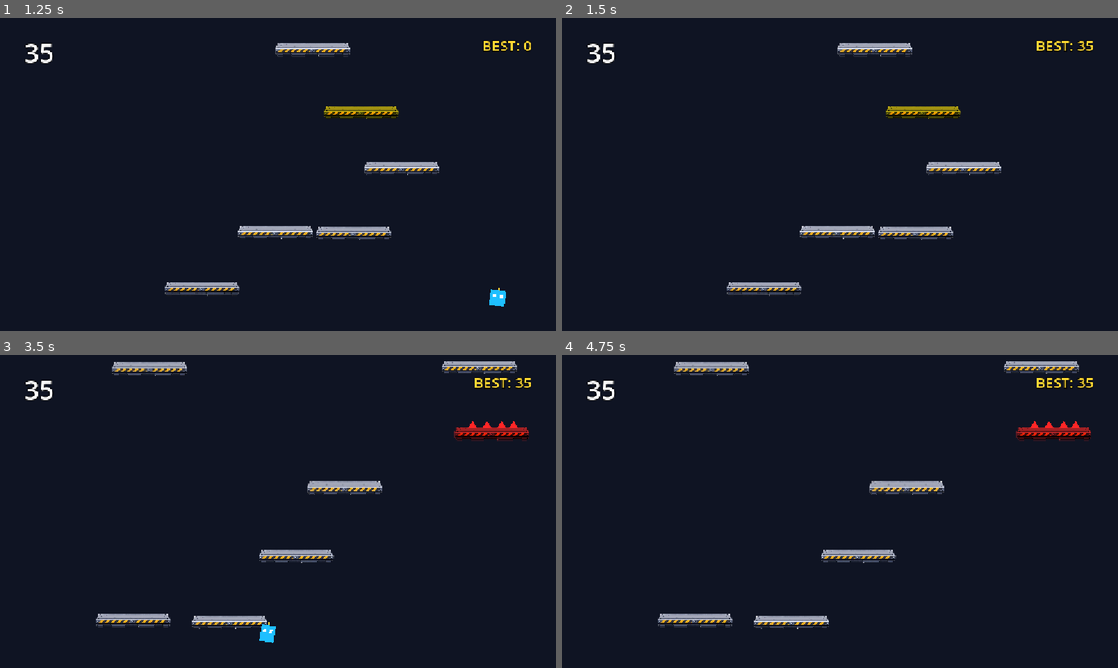
Above: before the commit, frames 1-4 (two rows, left to right).
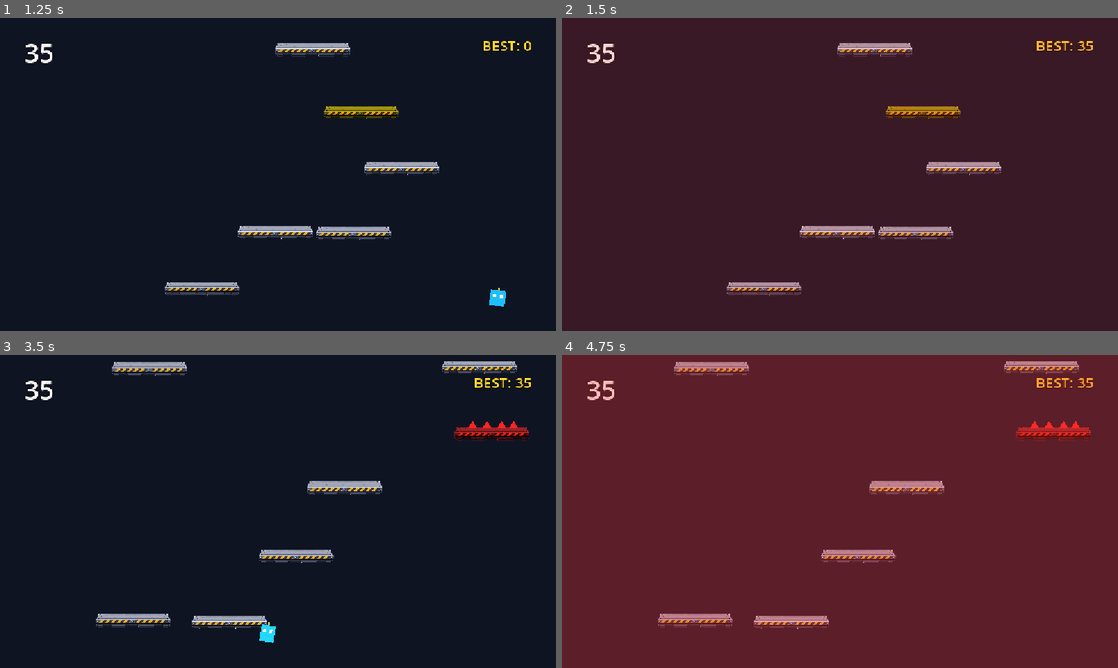
Above: after the commit, the same moments.

Repository: DevireddyNehal/Hopy
Game: Godot game, scene res://scenes/Main.tscn
The game is run twice, just before and just after one commit, with the same random seed, the same clock (stepped at 60 frames per second) and the same inputs.
Inputs:
- Up to frame 1 (1.25 s): tap Enter at 0.5 s; hold Right (ui_right) from 0.53 s (still down); tap Space (start_action) at 0.6 s
- Up to frame 2 (1.5 s): keep holding Right (ui_right); tap Space (start_action) at 1.35 s
- Up to frame 3 (3.5 s): tap Space (start_action) at 2, 2.1, 2.85 s; release Right (ui_right) at 2.03 s; hold Left (ui_left) 2.03-2.78 s; hold Right (ui_right) from 2.78 s (still down)
- Up to frame 4 (4.75 s): tap Space (start_action) at 3.6, 4.35 s; release Right (ui_right) at 4.28 s; hold Left (ui_left) from 4.28 s (still down)

Frame 1 is identical in both runs. In frame 2, 99% of the frame differs, in the area x 0-100%, y 0-100%; in frame 3, 0.1%; in frame 4, 100%.

Commit message:
feat(effects): implement wordless landing micro-effects (sparkle burst, 360 spin, pixel emoji, confetti puff, screen flash)

Diff:
--- /dev/null
+++ b/scenes/Effects.tscn
@@ -0,0 +1,23 @@
+[gd_scene load_steps=2 format=3]
+
+[ext_resource type="Script" path="res://scripts/effects.gd" id="1_effects"]
+
+[node name="Effects" type="Node2D"]
+script = ExtResource("1_effects")
+
+[node name="Particles" type="Node2D" parent="."]
+unique_name_in_owner = true
+z_index = 10
+
+[node name="ScreenFlashLayer" type="CanvasLayer" parent="."]
+layer = 50
+
+[node name="FlashRect" type="ColorRect" parent="ScreenFlashLayer"]
+unique_name_in_owner = true
+anchors_preset = 15
+anchor_right = 1.0
+anchor_bottom = 1.0
+grow_horizontal = 2
+grow_vertical = 2
+mouse_filter = 2
+color = Color(1, 1, 1, 0)
--- a/scenes/Main.tscn
+++ b/scenes/Main.tscn
@@ -1,10 +1,11 @@
-[gd_scene load_steps=6 format=3]
+[gd_scene load_steps=7 format=3]
 
 [ext_resource type="Script" path="res://scripts/main.gd" id="1_main"]
 [ext_resource type="Script" path="res://scripts/camera.gd" id="2_cam"]
 [ext_resource type="Script" path="res://scripts/spawner.gd" id="3_spawn"]
 [ext_resource type="PackedScene" path="res://scenes/Robot.tscn" id="4_robot"]
 [ext_resource type="PackedScene" path="res://scenes/HUD.tscn" id="5_hud"]
+[ext_resource type="PackedScene" path="res://scenes/Effects.tscn" id="6_effects"]
 
 [node name="Main" type="Node2D"]
 script = ExtResource("1_main")
@@ -27,6 +28,8 @@
 [node name="Spawner" type="Node2D" parent="."]
 script = ExtResource("3_spawn")
 
+[node name="Effects" parent="." instance=ExtResource("6_effects")]
+
 [node name="Robot" parent="." instance=ExtResource("4_robot")]
 position = Vector2(576, 450)
 
--- /dev/null
+++ b/scripts/effects.gd
@@ -0,0 +1,284 @@
+class_name EffectsManager
+extends Node2D
+## Central visual effects manager for HOPY.
+##
+## All effects are purely cosmetic and non-blocking (< 0.4s or gentle drift).
+## They never alter player collision or control response.
+
+const MAX_ACTIVE_PARTICLES: int = 400
+const LANDING_COOLDOWN_MSEC: int = 40
+
+const PIXEL_PATTERNS = [
+	[".X.X.", "XXXXX", "XXXXX", ".XXX.", "..X.."], # Heart
+	["..X..", "..X..", "XXXXX", ".XXX.", "X...X"], # Star
+	["...X.", "..XX.", ".XXXX", "..XX.", ".X..."], # Bolt
+	["..X..", ".XXX.", "XXXXX", ".XXX.", "..X.."], # Sparkle
+]
+const PIXEL_COLORS = [
+	Color(1.0, 0.45, 0.85), Color(0.45, 1.0, 1.0), Color(1.0, 0.95, 0.4), Color(0.7, 0.55, 1.0)
+]
+const CONFETTI_COLORS = [
+	Color(1.0, 0.3, 0.3), Color(1.0, 0.85, 0.2), Color(0.3, 1.0, 0.5),
+	Color(0.3, 0.7, 1.0), Color(0.9, 0.4, 1.0), Color(1.0, 1.0, 1.0)
+]
+const SPARK_COLORS = [Color(0.3, 0.95, 1.0), Color(0.7, 0.55, 1.0), Color(1.0, 1.0, 1.0), Color(1.0, 0.9, 0.3)]
+const SHATTER_COLORS = [Color(0.95, 0.55, 0.25), Color(0.55, 0.36, 1.0), Color(0.8, 0.8, 0.8)]
+
+@onready var _container: Node2D = %Particles
+@onready var _flash_rect: ColorRect = %FlashRect
+
+var _pool: Array[Particle] = []
+var _active: Array[Particle] = []
+var _character: Node2D = null
+var _base_modulate: Color = Color.WHITE
+var _pulse_tween: Tween
+var _flip_tween: Tween
+var _flash_tween: Tween
+var _last_landing_msec: Dictionary = {}
+
+## One pooled visual particle. It has no physics body or collision.
+class Particle extends Node2D:
+	const SHAPE_CIRCLE: int = 0
+	const SHAPE_SQUARE: int = 1
+	const SHAPE_PIXEL: int = 2
+	const SHAPE_CONFETTI: int = 3
+
+	var velocity: Vector2 = Vector2.ZERO
+	var gravity: float = 0.0
+	var spin: float = 0.0
+	var life: float = 1.0
+	var age: float = 0.0
+	var tint: Color = Color.WHITE
+	var radius: float = 3.0
+	var shape: int = SHAPE_CIRCLE
+	var pattern: Array = []
+	var manager: EffectsManager
+
+	func _process(delta: float) -> void:
+		age += delta
+		if age >= life:
+			if manager != null:
+				manager.release_particle(self)
+			return
+		velocity.y += gravity * delta
+		position += velocity * delta
+		rotation += spin * delta
+		queue_redraw()
+
+	func _draw() -> void:
+		var k: float = clampf(1.0 - age / life, 0.0, 1.0)
+		var color := Color(tint.r, tint.g, tint.b, tint.a * k)
+		match shape:
+			SHAPE_CIRCLE:
+				draw_circle(Vector2.ZERO, radius * 2.0, Color(color.r, color.g, color.b, color.a * 0.3))
+				draw_circle(Vector2.ZERO, radius * (0.5 + k * 0.5), color)
+			SHAPE_SQUARE:
+				draw_rect(Rect2(-radius, -radius, radius * 2.0, radius * 2.0), color)
+			SHAPE_CONFETTI:
+				draw_rect(Rect2(-radius, -radius * 0.5, radius * 2.0, radius), color)
+			SHAPE_PIXEL:
+				for row in range(pattern.size()):
+					var line: String = pattern[row]
+					for col in range(line.length()):
+						if line.substr(col, 1) == "X":
+							draw_rect(Rect2((col - 2.5) * radius, (row - 2.5) * radius, radius, radius), color)
+
+func _ready() -> void:
+	if _container == null or not is_instance_valid(_container):
+		push_error("EffectsManager: missing unique node 'Particles'.")
+	# Connect to global GameState signals
+	if GameState:
+		if GameState.has_signal("effect_requested"):
+			GameState.effect_requested.connect(trigger)
+		if GameState.has_signal("milestone_reached"):
+			GameState.milestone_reached.connect(_on_milestone)
+
+func _on_milestone(points: int) -> void:
+	var screen_center = get_viewport_rect().size / 2.0
+	if points == 500:
+		spawn_confetti(screen_center, 60, 2.0)
+		flash_screen(Color(0.2, 1.0, 0.5, 0.35), 0.3)
+	elif points == 1000:
+		spawn_confetti(screen_center, 90, 2.5)
+		flash_screen(Color(1.0, 0.85, 0.1, 0.5), 0.4)
+
+## Bind character visual node (e.g. Sprite2D or Visuals container)
+func bind_character(visual: Node2D) -> void:
+	if visual == null or not is_instance_valid(visual):
+		return
+	_character = visual
+	_base_modulate = visual.modulate
+
+## Public trigger API
+func trigger(effect_type: StringName, extra_data: Variant = null) -> void:
+	var world_pos: Vector2 = Vector2.ZERO
+	if extra_data is Vector2:
+		world_pos = extra_data
+
+	match effect_type:
+		&"sparkle":
+			spawn_sparkle_burst(world_pos)
+		&"pixel_emoji":
+			spawn_pixel_emoji(world_pos)
+		&"confetti":
+			spawn_confetti(world_pos)
+		&"shatter":
+			spawn_shatter(world_pos)
+		&"pulse":
+			pulse_character()
+		&"flip":
+			flip_character()
+		&"screen_flash":
+			var flash_col = Color(1.0, 0.3, 0.3, 0.4)
+			if extra_data is Color:
+				flash_col = extra_data
+			flash_screen(flash_col, 0.25)
+		&"gold_flash":
+			flash_screen(Color(1.0, 0.84, 0.0, 0.45), 0.35)
+
+## Short burst of glowing sparks around the landing point (< 0.4s)
+func spawn_sparkle_burst(world_pos: Vector2, count: int = 14) -> void:
+	for i in range(count):
+		var angle: float = randf() * TAU
+		var speed: float = randf_range(90.0, 260.0)
+		var particle := _make_particle(world_pos, Vector2(cos(angle), sin(angle)) * speed,
+			randf_range(0.25, 0.45), SPARK_COLORS[randi() % SPARK_COLORS.size()],
+			randf_range(2.0, 3.5), Particle.SHAPE_CIRCLE)
+		if particle == null:
+			break
+		particle.gravity = 180.0
+
+## Pixel-style hearts, stars, bolts that rise then fade
+func spawn_pixel_emoji(world_pos: Vector2, count: int = 5, life: float = 1.0) -> void:
+	for i in range(count):
+		var particle := _make_particle(world_pos,
+			Vector2(randf_range(-100.0, 100.0), randf_range(-280.0, -180.0)),
+			life * randf_range(0.7, 1.0),
+			PIXEL_COLORS[randi() % PIXEL_COLORS.size()],
+			2.5, Particle.SHAPE_PIXEL)
+		if particle == null:
+			break
+		particle.pattern = PIXEL_PATTERNS[randi() % PIXEL_PATTERNS.size()]
+		particle.gravity = 450.0
+		particle.spin = randf_range(-2.5, 2.5)
+
+## Confetti for celebrations and rainbow platform
+func spawn_confetti(world_pos: Vector2, count: int = 35, life: float = 1.2) -> void:
+	for i in range(count):
+		var particle := _make_particle(world_pos,
+			Vector2(randf_range(-240.0, 240.0), randf_range(-380.0, -160.0)),
+			life * randf_range(0.7, 1.0),
+			CONFETTI_COLORS[randi() % CONFETTI_COLORS.size()],
+			3.5, Particle.SHAPE_CONFETTI)
+		if particle == null:
+			break
+		particle.gravity = 650.0
+		particle.spin = randf_range(-10.0, 10.0)
+
+## Shards that fly out when a crumble platform breaks
+func spawn_shatter(world_pos: Vector2, count: int = 12) -> void:
+	for i in range(count):
+		var particle := _make_particle(world_pos,
+			Vector2(randf_range(-180.0, 180.0), randf_range(-220.0, -50.0)),
+			randf_range(0.3, 0.5),
+			SHATTER_COLORS[randi() % SHATTER_COLORS.size()],
+			3.5, Particle.SHAPE_SQUARE)
+		if particle == null:
+			break
+		particle.gravity = 600.0
+		particle.spin = randf_range(-8.0, 8.0)
+
+## Flash character tint briefly on landing/bounce (< 0.18s)
+func pulse_character(flash: Color = Color(1.5, 1.5, 1.5, 1.0), duration: float = 0.16) -> void:
+	if _character == null or not is_instance_valid(_character):
+		return
+	if _pulse_tween != null and _pulse_tween.is_valid():
+		_pulse_tween.kill()
+		_character.modulate = _base_modulate
+	else:
+		_base_modulate = _character.modulate
+	_pulse_tween = create_tween()
+	_pulse_tween.tween_property(_character, "modulate", _base_modulate * flash, duration * 0.35)
+	_pulse_tween.tween_property(_character, "modulate", _base_modulate, duration * 0.65)
+
+## 360 spin mid-air on rainbow super-bounce (< 0.4s)
+func flip_character(duration: float = 0.38) -> void:
+	if _character == null or not is_instance_valid(_character):
+		return
+	if _flip_tween != null and _flip_tween.is_valid():
+		_flip_tween.kill()
+	_character.rotation = 0.0
+	_flip_tween = create_tween()
+	_flip_tween.tween_property(_character, "rotation", TAU, duration)\
+		.set_trans(Tween.TRANS_SINE).set_ease(Tween.EASE_IN_OUT)
+	_flip_tween.tween_callback(func():
+		if _character and is_instance_valid(_character):
+			_character.rotation = 0.0
+	)
+
+## Fullscreen color flash (e.g. hazard or milestone)
+func flash_screen(flash_color: Color = Color(1, 1, 1, 0.4), duration: float = 0.25) -> void:
+	if not _flash_rect:
+		return
+	if _flash_tween and _flash_tween.is_valid():
+		_flash_tween.kill()
+	_flash_rect.color = flash_color
+	_flash_tween = create_tween()
+	_flash_tween.tween_property(_flash_rect, "color:a", 0.0, duration)\
+		.set_trans(Tween.TRANS_QUAD).set_ease(Tween.EASE_OUT)
+
+func _make_particle(world_pos: Vector2, velocity: Vector2, life: float, tint: Color,
+		radius: float, shape: int) -> Particle:
+	if _container == null or not is_instance_valid(_container):
+		return null
+	if _active.size() >= MAX_ACTIVE_PARTICLES:
+		return null
+	var particle: Particle
+	if _pool.is_empty():
+		particle = Particle.new()
+		particle.manager = self
+		_container.add_child(particle)
+	else:
+		particle = _pool.pop_back()
+	particle.position = _container.to_local(world_pos)
+	particle.rotation = 0.0
+	particle.velocity = velocity
+	particle.gravity = 0.0
+	particle.spin = 0.0
+	particle.life = life
+	particle.age = 0.0
+	particle.tint = tint
+	particle.radius = radius
+	particle.shape = shape
+	particle.pattern = []
+	particle.visible = true
+	particle.set_process(true)
+	particle.queue_redraw()
+	_active.append(particle)
+	return particle
+
+func release_particle(particle: Particle) -> void:
+	if not is_instance_valid(particle):
+		_active.erase(particle)
+		return
+	var index: int = _active.find(particle)
+	if index == -1:
+		return
+	_active.remove_at(index)
+	particle.visible = false
+	particle.set_process(false)
+	_pool.append(particle)
+
+func clear_all() -> void:
+	for particle in _active.duplicate():
+		release_particle(particle)
+	_last_landing_msec.clear()
+	if _pulse_tween and _pulse_tween.is_valid():
+		_pulse_tween.kill()
+	if _flip_tween and _flip_tween.is_valid():
+		_flip_tween.kill()
+	if _flash_tween and _flash_tween.is_valid():
+		_flash_tween.kill()
+	if _character and is_instance_valid(_character):
+		_character.modulate = _base_modulate
+		_character.rotation = 0.0
--- a/scripts/game_state.gd
+++ b/scripts/game_state.gd
@@ -8,6 +8,7 @@
 signal game_started
 signal game_over
 signal game_paused(is_paused: bool)
+signal effect_requested(effect_name: StringName, extra_data: Variant)
 
 var score: int = 0
 var combo: int = 0
@@ -118,6 +119,9 @@
 		var picked = meme_list[randi() % meme_list.size()]
 		meme_triggered.emit(picked)
 
+func trigger_effect(effect_name: StringName, extra_data: Variant = null) -> void:
+	effect_requested.emit(effect_name, extra_data)
+
 func _input(event: InputEvent) -> void:
 	if event is InputEventKey and event.pressed and not event.echo:
 		if event.keycode == KEY_F11:
--- a/scripts/main.gd
+++ b/scripts/main.gd
@@ -4,6 +4,7 @@
 @onready var camera: Camera2D = $Camera2D
 @onready var spawner: Node2D = $Spawner
 @onready var background_rect: ColorRect = $Background/ColorRect
+@onready var effects: Node2D = $Effects
 
 var can_restart: bool = false
 var start_y: float = 450.0
@@ -16,6 +17,9 @@
 	_on_color_scheme_changed(GameState.color_scheme_index)
 	spawner.camera = camera
 	camera.target = robot
+
+	if effects and effects.has_method("bind_character") and robot.has_node("Visuals"):
+		effects.bind_character(robot.get_node("Visuals"))
 
 	# Dynamically center robot & camera for any resolution (1080p, 1440p, fullscreen)
 	var screen_size = get_viewport_rect().size
--- a/scripts/platform.gd
+++ b/scripts/platform.gd
@@ -78,12 +78,16 @@
 			robot.bounce(1.0)
 
 		Type.RAINBOW:
-			# 1.5x Super bounce + MJ Hee-Hee sound!
+			# 1.5x Super bounce + MJ Hee-Hee sound + 360 flip + confetti!
 			robot.bounce(1.5)
 			GameState.play_rainbow()
+			GameState.trigger_effect(&"confetti", global_position)
+			GameState.trigger_effect(&"flip")
 
 		Type.THORN:
 			# Thorn platform kills immediately!
+			GameState.trigger_effect(&"shatter", global_position)
+			GameState.trigger_effect(&"screen_flash", Color(1.0, 0.15, 0.15, 0.6))
 			if robot.has_method("die"):
 				robot.die()
 			else:
@@ -98,8 +102,10 @@
 		Type.MEME:
 			robot.bounce(1.0)
 			GameState.trigger_meme()
+			GameState.trigger_effect(&"pixel_emoji", global_position)
 
 func _trigger_crumble() -> void:
+	GameState.trigger_effect(&"shatter", global_position)
 	var tween = create_tween()
 	# Shake then fall
 	tween.tween_property(visuals, "position:x", 6.0, 0.04)
--- a/scripts/robot.gd
+++ b/scripts/robot.gd
@@ -79,6 +79,7 @@
 	var tween = create_tween()
 	tween.tween_property(sprite, "rotation", PI * 2, 0.4)
 	tween.parallel().tween_property(sprite, "scale", Vector2.ZERO, 0.4)
+	GameState.trigger_effect(&"screen_flash", Color(1.0, 0.2, 0.2, 0.5))
 	GameState.end_game()
 
 func bounce(multiplier: float = 1.0) -> void:
@@ -92,6 +93,10 @@
 	GameState.play_bounce()
 	bounced.emit(current_bounce_multiplier)
 
+	# Visual landing effects: sparkles at feet + character pulse
+	GameState.trigger_effect(&"sparkle", global_position + Vector2(0, 16))
+	GameState.trigger_effect(&"pulse")
+
 	# Quick squash & stretch bounce animation
 	_play_squash_and_stretch()
 
--- /dev/null
+++ b/tests/TestStep4.tscn
@@ -0,0 +1,6 @@
+[gd_scene load_steps=2 format=3]
+
+[ext_resource type="Script" path="res://tests/test_step4.gd" id="1_test"]
+
+[node name="TestStep4" type="Node2D"]
+script = ExtResource("1_test")
--- /dev/null
+++ b/tests/test_step4.gd
@@ -0,0 +1,58 @@
+extends Node2D
+
+func _ready() -> void:
+	print("\n--- TESTING STEP 4: WORDLESS LANDING MICRO-EFFECTS ---")
+
+	var effects_scene = load("res://scenes/Effects.tscn")
+	assert(effects_scene != null, "Effects.tscn must exist")
+	var effects = effects_scene.instantiate()
+	add_child(effects)
+
+	var dummy_robot_visual = Node2D.new()
+	add_child(dummy_robot_visual)
+	effects.bind_character(dummy_robot_visual)
+
+	# 1. Sparkle burst
+	effects.spawn_sparkle_burst(Vector2(100, 100), 10)
+	assert(effects._active.size() == 10, "Should have spawned 10 sparkle particles")
+	print("✓ Sparkle burst spawning verified (10 particles)")
+
+	# 2. Confetti puff
+	effects.spawn_confetti(Vector2(200, 200), 20)
+	assert(effects._active.size() == 30, "Should have spawned 20 confetti particles")
+	print("✓ Confetti puff verified (20 particles)")
+
+	# 3. Pixel emoji
+	effects.spawn_pixel_emoji(Vector2(300, 300), 5)
+	assert(effects._active.size() == 35, "Should have spawned 5 pixel emoji particles")
+	print("✓ Pixel emoji shapes verified (5 particles)")
+
+	# 4. Shatter
+	effects.spawn_shatter(Vector2(400, 400), 8)
+	assert(effects._active.size() == 43, "Should have spawned 8 shatter particles")
+	print("✓ Shatter shards verified (8 particles)")
+
+	# 5. Character pulse & flip tween
+	effects.pulse_character()
+	assert(effects._pulse_tween != null and effects._pulse_tween.is_valid(), "Pulse tween should be active")
+	effects.flip_character(0.2)
+	assert(effects._flip_tween != null and effects._flip_tween.is_valid(), "Flip tween should be active")
+	print("✓ Character pulse & 360 flip tweens verified")
+
+	# 6. Screen flash
+	effects.flash_screen(Color(1, 0, 0, 0.5), 0.2)
+	assert(effects._flash_tween != null and effects._flash_tween.is_valid(), "Flash tween should be active")
+	print("✓ Screen color flash verified")
+
+	# 7. Global GameState trigger API
+	GameState.trigger_effect(&"sparkle", Vector2(500, 500))
+	assert(effects._active.size() > 43, "GameState.trigger_effect should spawn sparkle particles")
+	print("✓ GameState decoupled signal trigger verified")
+
+	# 8. Clear all
+	effects.clear_all()
+	assert(effects._active.is_empty(), "Clear all should return particles to pool")
+	print("✓ Particle pool recycling verified")
+
+	print("--- STEP 4 TESTS PASSED SUCCESSFULLY! ---\n")
+	get_tree().quit(0)
